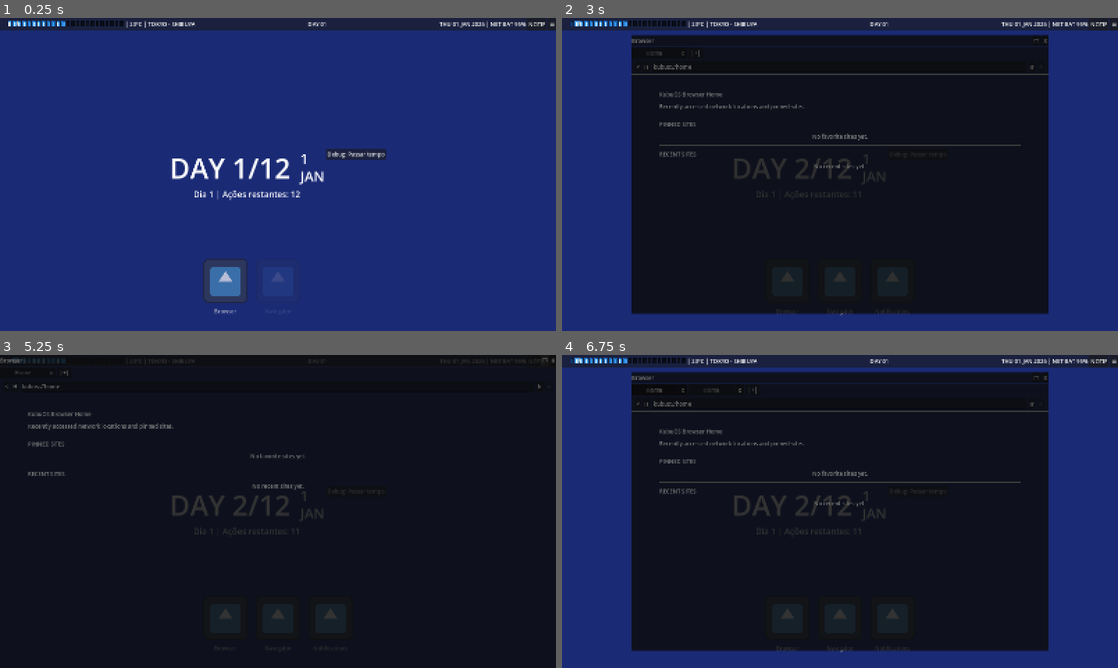
Above: before the commit, frames 1-4 (two rows, left to right).
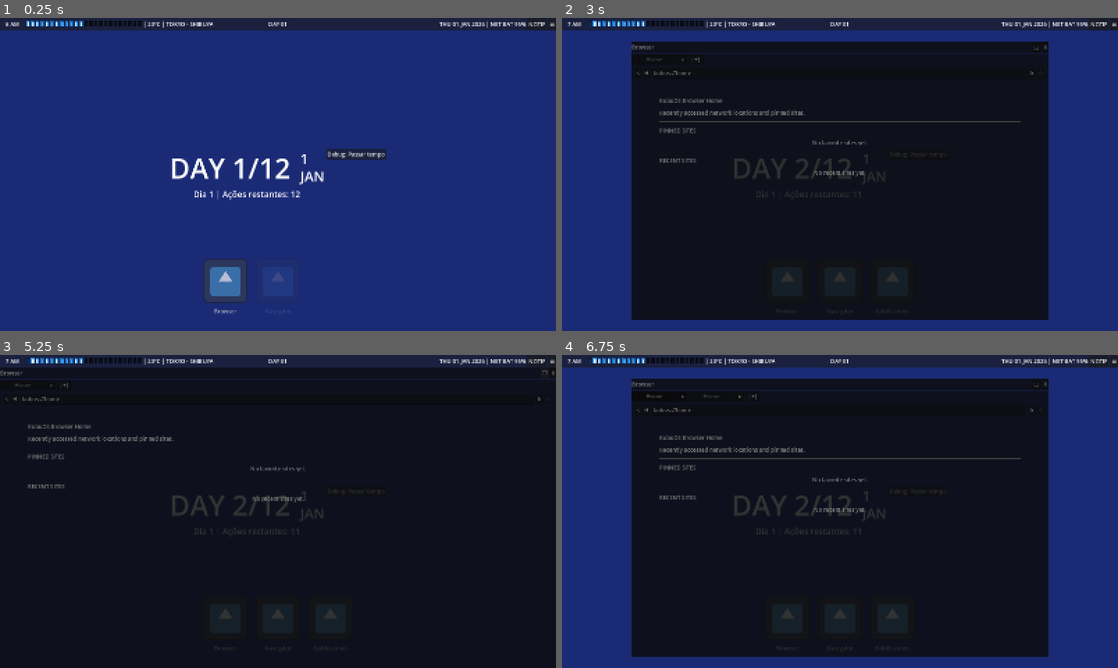
Above: after the commit, the same moments.

Repository: GYU-GAZE/NULL-NETWORK
Game: Godot game, scene res://core/main.tscn
Two runs of this game, one before a commit and one after it. Both use one fixed random seed, a clock stepped at 60 frames per second and the inputs below. The engine's default icon, where the game draws it, is replaced by a stand-in: a white triangle on a blue panel in a dark square.
Inputs:
- Up to frame 1 (0.25 s): no input
- Up to frame 2 (3 s): click "NOTIF" at 0.5 s; click "☰" at 1.25 s; click "Debug: Passar tempo" at 2 s; click "Browser" at 2.75 s
- Up to frame 3 (5.25 s): click "Navigator" at 3.5 s; click "Notifications" at 4.25 s; click "□" at 5 s
- Up to frame 4 (6.75 s): click "❐" at 5.75 s; click "|+|" at 6.5 s

The runs differ from the first frame. In frame 1, 0.6% of the frame differs, in the area x 1-59%, y 0-4%; in frame 2, 6.8%; in frame 3, 5.4%; in frame 4, 6.8%, in the area x 1-88%, y 0-97%.
Error in both runs: Invalid call. Nonexistent function 'push_simple' in base 'Node (universal_notifications.gd)'. (res://systems/desktop/kubu_top_taskbar.gd:220)

Commit message:
windows respect taskbar

Diff:
--- a/core/main.tscn
+++ b/core/main.tscn
@@ -7,6 +7,7 @@
 [ext_resource type="PackedScene" uid="uid://b2jukdy0iqin4" path="res://apps/navigator/app_navigator.tscn" id="5_xhu5d"]
 [ext_resource type="Resource" uid="uid://fu3bq14o7fy3" path="res://data/content/apps/app_notifications.tres" id="6_cus2n"]
 [ext_resource type="PackedScene" uid="uid://dbcmrbcstca3l" path="res://systems/window_manager/window_manager.tscn" id="6_rayt5"]
+[ext_resource type="PackedScene" uid="uid://b65wapqwc7vgi" path="res://systems/desktop/kubu_top_taskbar.tscn" id="8_brq4u"]
 
 [sub_resource type="Resource" id="Resource_kagtj"]
 script = ExtResource("2_cus2n")
@@ -35,5 +36,12 @@
 installed_apps = Array[ExtResource("2_cus2n")]([SubResource("Resource_kagtj"), SubResource("Resource_cus2n"), ExtResource("6_cus2n")])
 
 [node name="WindowManagerLayer" type="CanvasLayer" parent="." unique_id=241559017]
+layer = 10
 
 [node name="WindowManager" parent="WindowManagerLayer" unique_id=211618596 instance=ExtResource("6_rayt5")]
+
+[node name="OSChromeLayer" type="CanvasLayer" parent="." unique_id=790163479]
+layer = 20
+
+[node name="KubuTopTaskbar" parent="OSChromeLayer" unique_id=614386726 instance=ExtResource("8_brq4u")]
+custom_minimum_size = Vector2(0, 36)
--- a/systems/desktop/desktop.tscn
+++ b/systems/desktop/desktop.tscn
@@ -6,7 +6,6 @@
 [ext_resource type="PackedScene" uid="uid://dcoqma7h6c75u" path="res://apps/browser/app_browser.tscn" id="4_q8u6i"]
 [ext_resource type="PackedScene" uid="uid://b2jukdy0iqin4" path="res://apps/navigator/app_navigator.tscn" id="5_6yas7"]
 [ext_resource type="Resource" uid="uid://fu3bq14o7fy3" path="res://data/content/apps/app_notifications.tres" id="6_t5qpq"]
-[ext_resource type="PackedScene" uid="uid://b65wapqwc7vgi" path="res://systems/desktop/kubu_top_taskbar.tscn" id="7_1juv5"]
 
 [sub_resource type="Resource" id="Resource_uadmx"]
 script = ExtResource("2_yw0nm")
@@ -132,7 +131,3 @@
 layout_mode = 2
 theme_override_constants/separation = 15
 alignment = 1
-
-[node name="KubuTopTaskbar" parent="." unique_id=614386726 instance=ExtResource("7_1juv5")]
-custom_minimum_size = Vector2(0, 36)
-layout_mode = 1
--- a/systems/desktop/kubu_top_taskbar.tscn
+++ b/systems/desktop/kubu_top_taskbar.tscn
@@ -16,28 +16,25 @@
 [node name="MarginContainer" type="MarginContainer" parent="." unique_id=1370706736]
 layout_mode = 2
 
-[node name="MainHBox" type="HBoxContainer" parent="MarginContainer" unique_id=1680276485]
+[node name="ContentRoot" type="Control" parent="MarginContainer" unique_id=1344944196]
 layout_mode = 2
 
-[node name="LeftHBox" type="HBoxContainer" parent="MarginContainer/MainHBox" unique_id=19311493]
-layout_mode = 2
+[node name="LeftHBox" type="HBoxContainer" parent="MarginContainer/ContentRoot" unique_id=19311493]
+layout_mode = 1
+anchors_preset = 15
+anchor_right = 1.0
+anchor_bottom = 1.0
+grow_horizontal = 2
+grow_vertical = 2
 
-[node name="TimeNigga" type="Control" parent="MarginContainer/MainHBox/LeftHBox" unique_id=50364083]
-custom_minimum_size = Vector2(20, 0)
+[node name="TimeMargin" type="MarginContainer" parent="MarginContainer/ContentRoot/LeftHBox" unique_id=925555801]
+custom_minimum_size = Vector2(72, 0)
 layout_mode = 2
 size_flags_horizontal = 0
-size_flags_vertical = 0
+theme_override_constants/margin_left = 8
+theme_override_constants/margin_right = 8
 
-[node name="TimeMargin" type="MarginContainer" parent="MarginContainer/MainHBox/LeftHBox/TimeNigga" unique_id=925555801]
-layout_mode = 0
-offset_left = 4.0
-offset_right = 87.0
-offset_bottom = 31.0
-size_flags_horizontal = 4
-theme_override_constants/margin_left = 15
-theme_override_constants/margin_right = 20
-
-[node name="TimeLabel" type="Label" parent="MarginContainer/MainHBox/LeftHBox/TimeNigga/TimeMargin" unique_id=2110130482]
+[node name="TimeLabel" type="Label" parent="MarginContainer/ContentRoot/LeftHBox/TimeMargin" unique_id=2110130482]
 unique_name_in_owner = true
 custom_minimum_size = Vector2(20, 0)
 layout_mode = 2
@@ -46,147 +43,149 @@
 horizontal_alignment = 1
 vertical_alignment = 1
 
-[node name="ActionPipHBox" type="HBoxContainer" parent="MarginContainer/MainHBox/LeftHBox" unique_id=1911763943]
+[node name="ActionPipHBox" type="HBoxContainer" parent="MarginContainer/ContentRoot/LeftHBox" unique_id=1911763943]
 unique_name_in_owner = true
 layout_mode = 2
 
-[node name="KubuActionPip" parent="MarginContainer/MainHBox/LeftHBox/ActionPipHBox" unique_id=499583230 instance=ExtResource("2_ofqvs")]
+[node name="KubuActionPip" parent="MarginContainer/ContentRoot/LeftHBox/ActionPipHBox" unique_id=499583230 instance=ExtResource("2_ofqvs")]
 layout_mode = 2
 
-[node name="KubuActionPip2" parent="MarginContainer/MainHBox/LeftHBox/ActionPipHBox" unique_id=1072617752 instance=ExtResource("2_ofqvs")]
+[node name="KubuActionPip2" parent="MarginContainer/ContentRoot/LeftHBox/ActionPipHBox" unique_id=1072617752 instance=ExtResource("2_ofqvs")]
 layout_mode = 2
 
-[node name="KubuActionPip3" parent="MarginContainer/MainHBox/LeftHBox/ActionPipHBox" unique_id=2063661907 instance=ExtResource("2_ofqvs")]
+[node name="KubuActionPip3" parent="MarginContainer/ContentRoot/LeftHBox/ActionPipHBox" unique_id=2063661907 instance=ExtResource("2_ofqvs")]
 layout_mode = 2
 
-[node name="KubuActionPip4" parent="MarginContainer/MainHBox/LeftHBox/ActionPipHBox" unique_id=730442374 instance=ExtResource("2_ofqvs")]
+[node name="KubuActionPip4" parent="MarginContainer/ContentRoot/LeftHBox/ActionPipHBox" unique_id=730442374 instance=ExtResource("2_ofqvs")]
 layout_mode = 2
 
-[node name="KubuActionPip5" parent="MarginContainer/MainHBox/LeftHBox/ActionPipHBox" unique_id=725360401 instance=ExtResource("2_ofqvs")]
+[node name="KubuActionPip5" parent="MarginContainer/ContentRoot/LeftHBox/ActionPipHBox" unique_id=725360401 instance=ExtResource("2_ofqvs")]
 layout_mode = 2
 
-[node name="KubuActionPip6" parent="MarginContainer/MainHBox/LeftHBox/ActionPipHBox" unique_id=968344807 instance=ExtResource("2_ofqvs")]
+[node name="KubuActionPip6" parent="MarginContainer/ContentRoot/LeftHBox/ActionPipHBox" unique_id=968344807 instance=ExtResource("2_ofqvs")]
 layout_mode = 2
 
-[node name="KubuActionPip7" parent="MarginContainer/MainHBox/LeftHBox/ActionPipHBox" unique_id=1708828972 instance=ExtResource("2_ofqvs")]
+[node name="KubuActionPip7" parent="MarginContainer/ContentRoot/LeftHBox/ActionPipHBox" unique_id=1708828972 instance=ExtResource("2_ofqvs")]
 layout_mode = 2
 
-[node name="KubuActionPip8" parent="MarginContainer/MainHBox/LeftHBox/ActionPipHBox" unique_id=1904771323 instance=ExtResource("2_ofqvs")]
+[node name="KubuActionPip8" parent="MarginContainer/ContentRoot/LeftHBox/ActionPipHBox" unique_id=1904771323 instance=ExtResource("2_ofqvs")]
 layout_mode = 2
 
-[node name="KubuActionPip9" parent="MarginContainer/MainHBox/LeftHBox/ActionPipHBox" unique_id=803288499 instance=ExtResource("2_ofqvs")]
+[node name="KubuActionPip9" parent="MarginContainer/ContentRoot/LeftHBox/ActionPipHBox" unique_id=803288499 instance=ExtResource("2_ofqvs")]
 layout_mode = 2
 
-[node name="KubuActionPip10" parent="MarginContainer/MainHBox/LeftHBox/ActionPipHBox" unique_id=1643806711 instance=ExtResource("2_ofqvs")]
+[node name="KubuActionPip10" parent="MarginContainer/ContentRoot/LeftHBox/ActionPipHBox" unique_id=1643806711 instance=ExtResource("2_ofqvs")]
 layout_mode = 2
 
-[node name="KubuActionPip11" parent="MarginContainer/MainHBox/LeftHBox/ActionPipHBox" unique_id=1389360433 instance=ExtResource("2_ofqvs")]
+[node name="KubuActionPip11" parent="MarginContainer/ContentRoot/LeftHBox/ActionPipHBox" unique_id=1389360433 instance=ExtResource("2_ofqvs")]
 layout_mode = 2
 
-[node name="KubuActionPip12" parent="MarginContainer/MainHBox/LeftHBox/ActionPipHBox" unique_id=1756388800 instance=ExtResource("2_ofqvs")]
+[node name="KubuActionPip12" parent="MarginContainer/ContentRoot/LeftHBox/ActionPipHBox" unique_id=1756388800 instance=ExtResource("2_ofqvs")]
 layout_mode = 2
 
-[node name="KubuActionPip13" parent="MarginContainer/MainHBox/LeftHBox/ActionPipHBox" unique_id=2130226006 instance=ExtResource("2_ofqvs")]
+[node name="KubuActionPip13" parent="MarginContainer/ContentRoot/LeftHBox/ActionPipHBox" unique_id=2130226006 instance=ExtResource("2_ofqvs")]
 layout_mode = 2
 
-[node name="KubuActionPip14" parent="MarginContainer/MainHBox/LeftHBox/ActionPipHBox" unique_id=1630731797 instance=ExtResource("2_ofqvs")]
+[node name="KubuActionPip14" parent="MarginContainer/ContentRoot/LeftHBox/ActionPipHBox" unique_id=1630731797 instance=ExtResource("2_ofqvs")]
 layout_mode = 2
 
-[node name="KubuActionPip15" parent="MarginContainer/MainHBox/LeftHBox/ActionPipHBox" unique_id=1669250791 instance=ExtResource("2_ofqvs")]
+[node name="KubuActionPip15" parent="MarginContainer/ContentRoot/LeftHBox/ActionPipHBox" unique_id=1669250791 instance=ExtResource("2_ofqvs")]
 layout_mode = 2
 
-[node name="KubuActionPip16" parent="MarginContainer/MainHBox/LeftHBox/ActionPipHBox" unique_id=307720823 instance=ExtResource("2_ofqvs")]
+[node name="KubuActionPip16" parent="MarginContainer/ContentRoot/LeftHBox/ActionPipHBox" unique_id=307720823 instance=ExtResource("2_ofqvs")]
 layout_mode = 2
 
-[node name="KubuActionPip17" parent="MarginContainer/MainHBox/LeftHBox/ActionPipHBox" unique_id=1714191202 instance=ExtResource("2_ofqvs")]
+[node name="KubuActionPip17" parent="MarginContainer/ContentRoot/LeftHBox/ActionPipHBox" unique_id=1714191202 instance=ExtResource("2_ofqvs")]
 layout_mode = 2
 
-[node name="KubuActionPip18" parent="MarginContainer/MainHBox/LeftHBox/ActionPipHBox" unique_id=1254773440 instance=ExtResource("2_ofqvs")]
+[node name="KubuActionPip18" parent="MarginContainer/ContentRoot/LeftHBox/ActionPipHBox" unique_id=1254773440 instance=ExtResource("2_ofqvs")]
 layout_mode = 2
 
-[node name="KubuActionPip19" parent="MarginContainer/MainHBox/LeftHBox/ActionPipHBox" unique_id=1431757605 instance=ExtResource("2_ofqvs")]
+[node name="KubuActionPip19" parent="MarginContainer/ContentRoot/LeftHBox/ActionPipHBox" unique_id=1431757605 instance=ExtResource("2_ofqvs")]
 layout_mode = 2
 
-[node name="KubuActionPip20" parent="MarginContainer/MainHBox/LeftHBox/ActionPipHBox" unique_id=148494543 instance=ExtResource("2_ofqvs")]
+[node name="KubuActionPip20" parent="MarginContainer/ContentRoot/LeftHBox/ActionPipHBox" unique_id=148494543 instance=ExtResource("2_ofqvs")]
 layout_mode = 2
 
-[node name="KubuActionPip21" parent="MarginContainer/MainHBox/LeftHBox/ActionPipHBox" unique_id=1154246325 instance=ExtResource("2_ofqvs")]
+[node name="KubuActionPip21" parent="MarginContainer/ContentRoot/LeftHBox/ActionPipHBox" unique_id=1154246325 instance=ExtResource("2_ofqvs")]
 layout_mode = 2
 
-[node name="KubuActionPip22" parent="MarginContainer/MainHBox/LeftHBox/ActionPipHBox" unique_id=1337558743 instance=ExtResource("2_ofqvs")]
+[node name="KubuActionPip22" parent="MarginContainer/ContentRoot/LeftHBox/ActionPipHBox" unique_id=1337558743 instance=ExtResource("2_ofqvs")]
 layout_mode = 2
 
-[node name="KubuActionPip23" parent="MarginContainer/MainHBox/LeftHBox/ActionPipHBox" unique_id=1550069258 instance=ExtResource("2_ofqvs")]
+[node name="KubuActionPip23" parent="MarginContainer/ContentRoot/LeftHBox/ActionPipHBox" unique_id=1550069258 instance=ExtResource("2_ofqvs")]
 layout_mode = 2
 
-[node name="KubuActionPip24" parent="MarginContainer/MainHBox/LeftHBox/ActionPipHBox" unique_id=1878010277 instance=ExtResource("2_ofqvs")]
+[node name="KubuActionPip24" parent="MarginContainer/ContentRoot/LeftHBox/ActionPipHBox" unique_id=1878010277 instance=ExtResource("2_ofqvs")]
 layout_mode = 2
 
-[node name="SepA" type="Label" parent="MarginContainer/MainHBox/LeftHBox" unique_id=985008323]
+[node name="SepA" type="Label" parent="MarginContainer/ContentRoot/LeftHBox" unique_id=985008323]
 layout_mode = 2
 text = "|"
 
-[node name="TemperatureLabel" type="Label" parent="MarginContainer/MainHBox/LeftHBox" unique_id=708353296]
+[node name="TemperatureLabel" type="Label" parent="MarginContainer/ContentRoot/LeftHBox" unique_id=708353296]
 unique_name_in_owner = true
 layout_mode = 2
 text = "23°C"
 
-[node name="SepB" type="Label" parent="MarginContainer/MainHBox/LeftHBox" unique_id=351112727]
+[node name="SepB" type="Label" parent="MarginContainer/ContentRoot/LeftHBox" unique_id=351112727]
 layout_mode = 2
 text = "|"
 
-[node name="LocationLabel" type="Label" parent="MarginContainer/MainHBox/LeftHBox" unique_id=882875370]
+[node name="LocationLabel" type="Label" parent="MarginContainer/ContentRoot/LeftHBox" unique_id=882875370]
 unique_name_in_owner = true
 layout_mode = 2
 text = "TOKYO - SHIBUYA"
 
-[node name="CenterSpacerLeft" type="Control" parent="MarginContainer/MainHBox" unique_id=43988963]
-layout_mode = 2
-size_flags_horizontal = 3
-
-[node name="CenterHBox" type="HBoxContainer" parent="MarginContainer/MainHBox" unique_id=22832124]
-layout_mode = 2
+[node name="CenterHBox" type="HBoxContainer" parent="MarginContainer/ContentRoot" unique_id=22832124]
+layout_mode = 1
+anchors_preset = 15
+anchor_right = 1.0
+anchor_bottom = 1.0
+grow_horizontal = 2
+grow_vertical = 2
 size_flags_horizontal = 6
 alignment = 1
 
-[node name="DayLabel" type="Label" parent="MarginContainer/MainHBox/CenterHBox" unique_id=1612470781]
+[node name="DayLabel" type="Label" parent="MarginContainer/ContentRoot/CenterHBox" unique_id=1612470781]
 unique_name_in_owner = true
 layout_mode = 2
 text = "DAY 01"
 
-[node name="CenterSpacerRight" type="Control" parent="MarginContainer/MainHBox" unique_id=1694922037]
-layout_mode = 2
-size_flags_horizontal = 3
-
-[node name="RightHBox" type="HBoxContainer" parent="MarginContainer/MainHBox" unique_id=194839902]
-layout_mode = 2
+[node name="RightHBox" type="HBoxContainer" parent="MarginContainer/ContentRoot" unique_id=194839902]
+layout_mode = 1
+anchors_preset = 15
+anchor_right = 1.0
+anchor_bottom = 1.0
+grow_horizontal = 2
+grow_vertical = 2
 alignment = 2
 
-[node name="DateLabel" type="Label" parent="MarginContainer/MainHBox/RightHBox" unique_id=847208262]
+[node name="DateLabel" type="Label" parent="MarginContainer/ContentRoot/RightHBox" unique_id=847208262]
 unique_name_in_owner = true
 layout_mode = 2
 text = "01.JAN.2026"
 
-[node name="SepC" type="Label" parent="MarginContainer/MainHBox/RightHBox" unique_id=1937519956]
+[node name="SepC" type="Label" parent="MarginContainer/ContentRoot/RightHBox" unique_id=1937519956]
 layout_mode = 2
 text = "|"
 
-[node name="NetworkLabel" type="Label" parent="MarginContainer/MainHBox/RightHBox" unique_id=1263436092]
+[node name="NetworkLabel" type="Label" parent="MarginContainer/ContentRoot/RightHBox" unique_id=1263436092]
 unique_name_in_owner = true
 layout_mode = 2
 text = "NET"
 
-[node name="BatteryLabel" type="Label" parent="MarginContainer/MainHBox/RightHBox" unique_id=2065754869]
+[node name="BatteryLabel" type="Label" parent="MarginContainer/ContentRoot/RightHBox" unique_id=2065754869]
 unique_name_in_owner = true
 layout_mode = 2
 text = "BAT 95%"
 
-[node name="NotificationButton" type="Button" parent="MarginContainer/MainHBox/RightHBox" unique_id=675898044]
+[node name="NotificationButton" type="Button" parent="MarginContainer/ContentRoot/RightHBox" unique_id=675898044]
 unique_name_in_owner = true
 layout_mode = 2
 text = "NOTIF"
 
-[node name="MenuButton" type="Button" parent="MarginContainer/MainHBox/RightHBox" unique_id=740875205]
+[node name="MenuButton" type="Button" parent="MarginContainer/ContentRoot/RightHBox" unique_id=740875205]
 unique_name_in_owner = true
 layout_mode = 2
 text = "☰"
--- a/systems/window_manager/window_base.gd
+++ b/systems/window_manager/window_base.gd
@@ -176,10 +176,20 @@
 
 
 func _get_maximized_position() -> Vector2:
+	var parent_node: Node = get_parent()
+
+	if parent_node != null and parent_node.has_method("get_work_area_position"):
+		return parent_node.get_work_area_position()
+
 	return Vector2.ZERO
 
 
 func _get_maximized_size() -> Vector2:
+	var parent_node: Node = get_parent()
+
+	if parent_node != null and parent_node.has_method("get_work_area_size"):
+		return parent_node.get_work_area_size()
+
 	var parent_control: Control = get_parent() as Control
 
 	if parent_control != null and parent_control.size.x > 0.0 and parent_control.size.y > 0.0:
--- a/systems/window_manager/window_manager.gd
+++ b/systems/window_manager/window_manager.gd
@@ -4,16 +4,17 @@
 @export_category("Dependencies")
 @export var window_base_scene: PackedScene
 
+@export_category("OS Reserved Areas")
+@export var reserved_top_height: float = 36.0
+@export var reserved_bottom_height: float = 0.0
+@export var reserved_left_width: float = 0.0
+@export var reserved_right_width: float = 0.0
+
 var open_windows: Dictionary = {} # app_id -> WindowBase
 var saved_window_states: Dictionary = {} # app_id -> Dictionary { position, size }
 
 
 func _ready() -> void:
-	# HOTFIX:
-	# WindowManager fica em Full Rect por cima do Desktop.
-	# Se ele consumir mouse, ele bloqueia botões/ícones do desktop fora das janelas.
-	# Com IGNORE, áreas vazias passam clique para o Desktop,
-	# mas as janelas filhas continuam recebendo input normalmente.
 	mouse_filter = Control.MOUSE_FILTER_IGNORE
 
 	GlobalSignals.request_open_app.connect(_on_request_open_app)
@@ -97,7 +98,7 @@
 		return
 
 	var window: WindowBase = open_windows[app_id]
-	_clamp_window_to_screen(window)
+	_clamp_window_to_work_area(window)
 	_save_window_state(app_id, window)
 
 
@@ -112,6 +113,31 @@
 			break
 
 
+func get_work_area_position() -> Vector2:
+	return Vector2(
+		reserved_left_width,
+		reserved_top_height
+	)
+
+
+func get_work_area_size() -> Vector2:
+	var parent_size: Vector2 = _get_parent_size()
+
+	return Vector2(
+		max(0.0, parent_size.x - reserved_left_width - reserved_right_width),
+		max(0.0, parent_size.y - reserved_top_height - reserved_bottom_height)
+	)
+
+
+func _get_parent_size() -> Vector2:
+	var parent_size: Vector2 = size
+
+	if parent_size.x <= 0.0 or parent_size.y <= 0.0:
+		parent_size = get_viewport_rect().size
+
+	return parent_size
+
+
 func _apply_saved_or_default_window_state(app_id: String, window: WindowBase) -> void:
 	if saved_window_states.has(app_id):
 		var state: Dictionary = saved_window_states[app_id]
@@ -122,9 +148,12 @@
 		if state.has("position"):
 			window.position = state["position"]
 	else:
-		window.position = (size - window.size) / 2.0
-
-	_clamp_window_to_screen(window)
+		var work_position: Vector2 = get_work_area_position()
+		var work_size: Vector2 = get_work_area_size()
+
+		window.position = work_position + ((work_size - window.size) / 2.0)
+
+	_clamp_window_to_work_area(window)
 	_save_window_state(app_id, window)
 
 
@@ -142,20 +171,31 @@
 	}
 
 
-func _clamp_window_to_screen(window: WindowBase) -> void:
-	var parent_size: Vector2 = size
-
-	if parent_size.x <= 0 or parent_size.y <= 0:
-		parent_size = get_viewport_rect().size
-
-	var max_position: Vector2 = Vector2(
-		max(0.0, parent_size.x - window.size.x),
-		max(0.0, parent_size.y - window.size.y)
+func _clamp_window_to_work_area(window: WindowBase) -> void:
+	if window == null:
+		return
+
+	var work_position: Vector2 = get_work_area_position()
+	var work_size: Vector2 = get_work_area_size()
+
+	var max_allowed_size: Vector2 = Vector2(
+		max(window.min_window_size.x, work_size.x),
+		max(window.min_window_size.y, work_size.y)
+	)
+
+	window.size = Vector2(
+		min(window.size.x, max_allowed_size.x),
+		min(window.size.y, max_allowed_size.y)
+	)
+
+	var max_position: Vector2 = work_position + Vector2(
+		max(0.0, work_size.x - window.size.x),
+		max(0.0, work_size.y - window.size.y)
 	)
 
 	window.position = Vector2(
-		clamp(window.position.x, 0.0, max_position.x),
-		clamp(window.position.y, 0.0, max_position.y)
+		clamp(window.position.x, work_position.x, max_position.x),
+		clamp(window.position.y, work_position.y, max_position.y)
 	)
 
 
